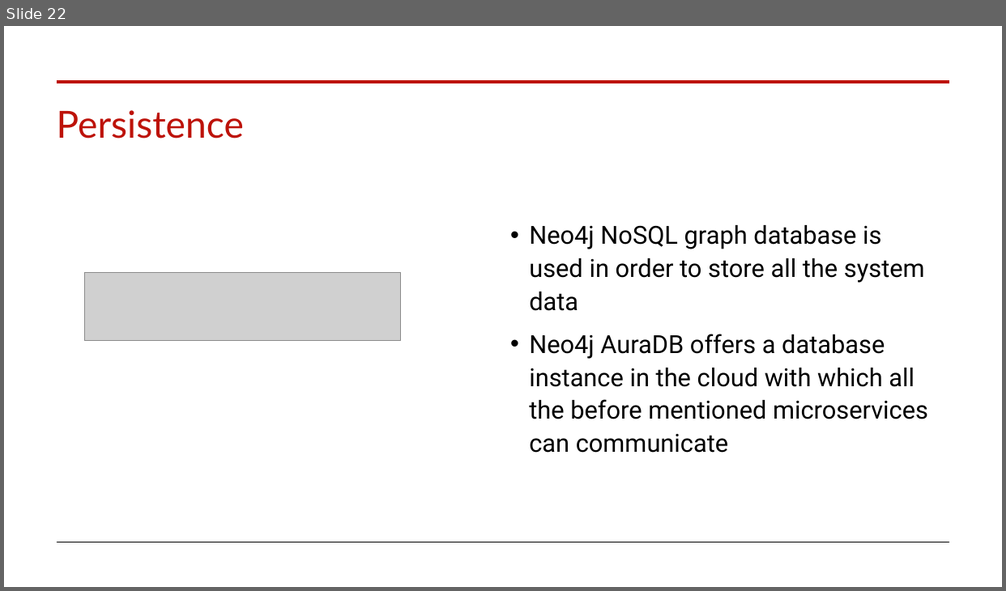
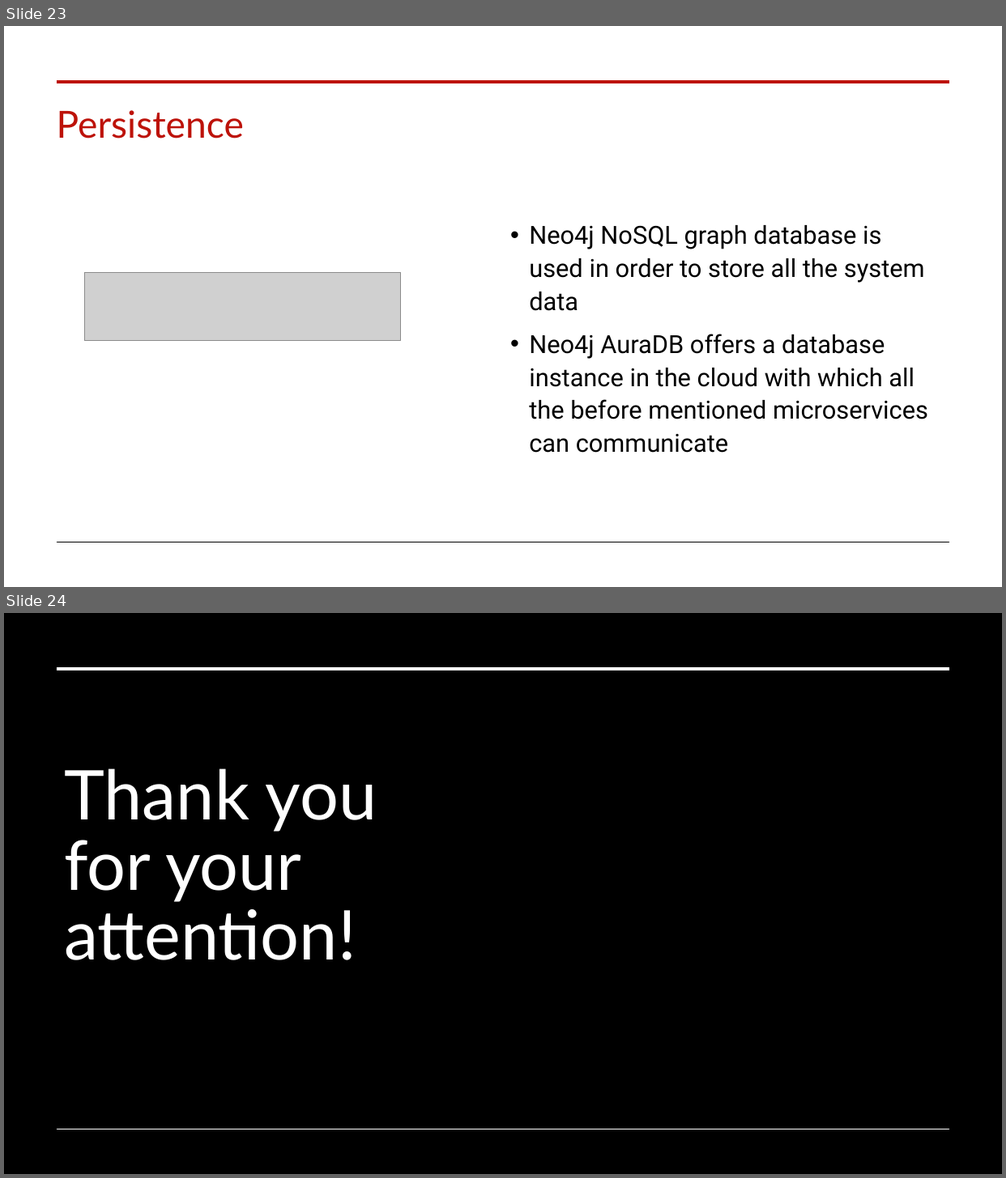
Before and after one commit to mauroficorella/LABAP, a slide deck: Documentation/Presentation.pptx. Shown one above the other, each under a label of ours: slide 22 before the commit, slides 23 and 24 after it. The pictures are 1006x591 and 1006x1178 pixels, drawn with LibreOffice and Linux fonts; fonts in the diff are those of the drawing; grey boxes stand for pictures; background and template pictures are left out; a plain dark background stands for a picture behind light text. Boxes give left, top, right and bottom in pixels: in the first picture for what was removed or moved away, otherwise in the second. Text is boxed around its words. In the diff, an @@ line names an element or a change of style, - is before the commit and + after.

```diff
--- a/Documentation/Presentation.pptx
+++ b/Documentation/Presentation.pptx
@@ slide 24 added at (4, 613, 1002, 1174), background picture (left out) @@
@@ rectangle added at (4, 613, 1002, 1174), fill #000000 @@
@@ line added from (57, 668) to (949, 668), #FFFFFF 3 pt @@
@@ title added at (64, 769, 377, 960), 66 pt, text #FFFFFF @@
+Thank you for your attention!
@@ line added from (57, 1130) to (949, 1130), #FFFFFF 0.5 pt @@
@@ what was slide 22 is now slide 23 @@
```
Also in this commit, not shown: 2 slides changed, 1 other slide added, 10 other files.
